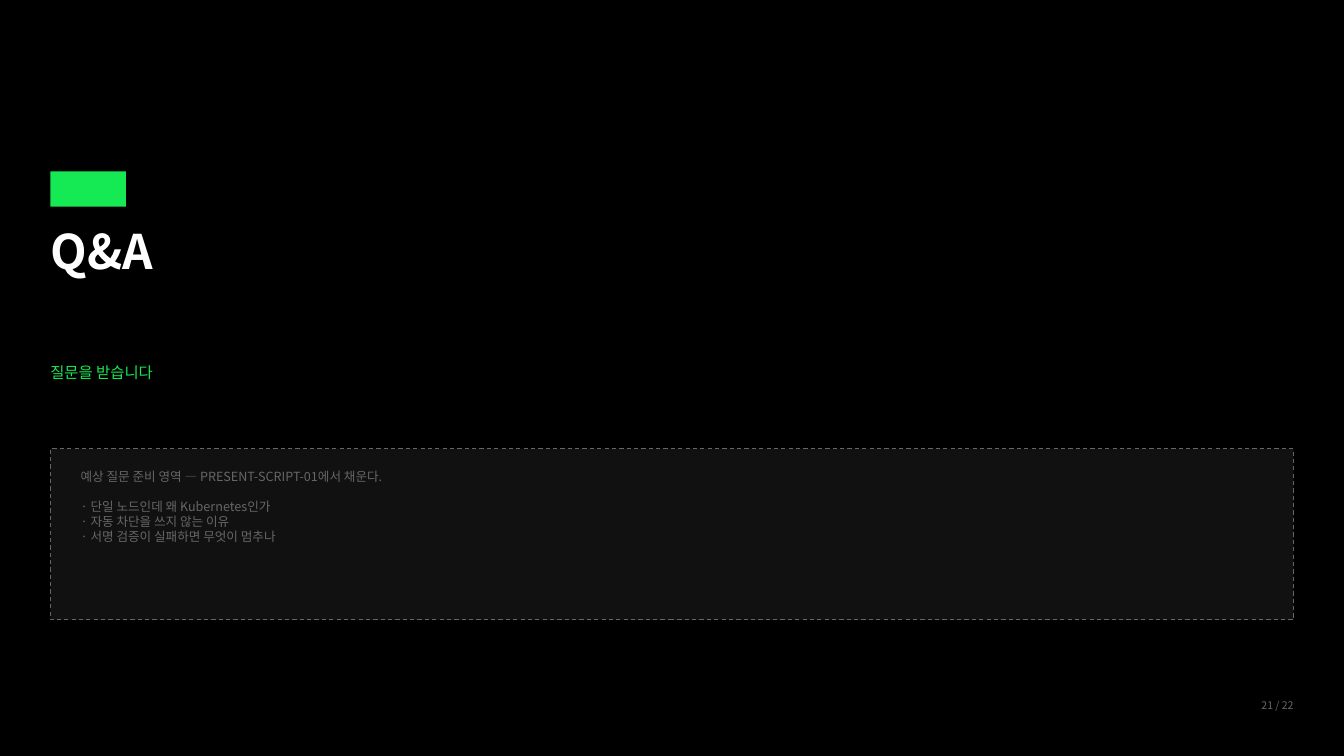
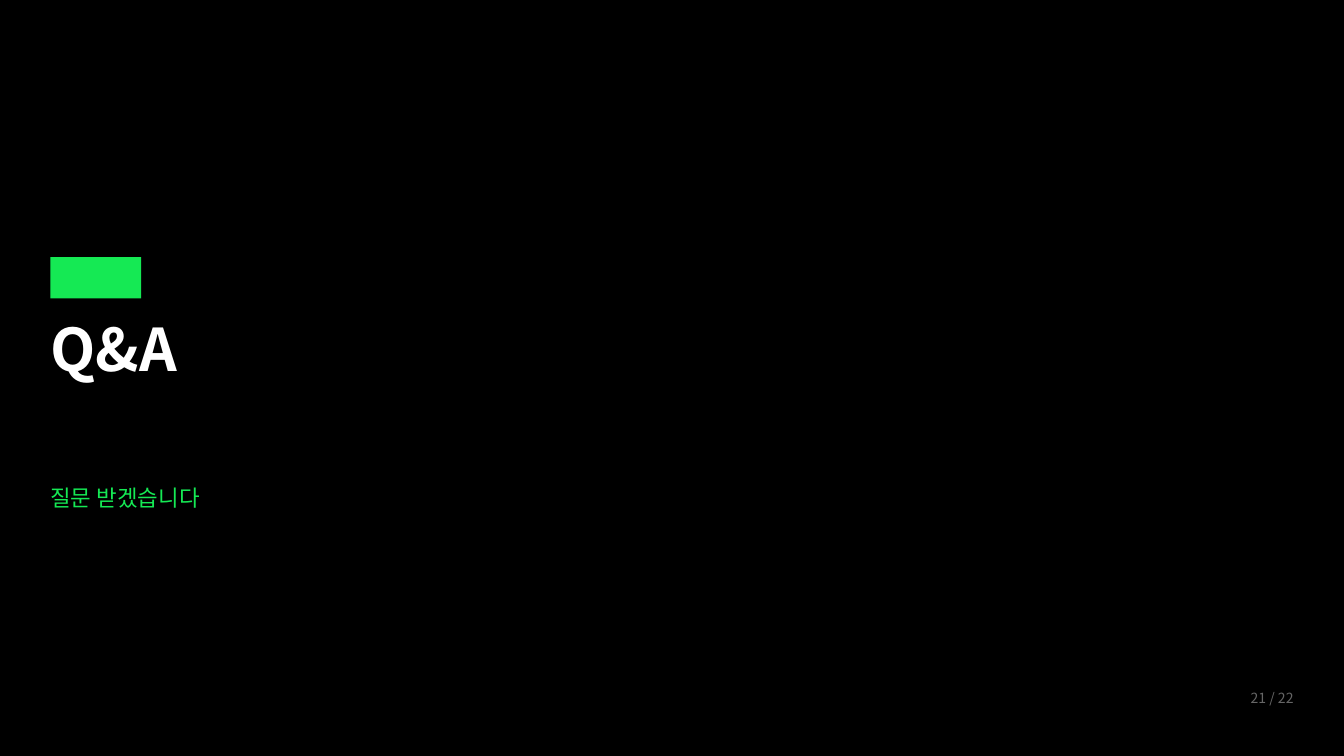
Before and after one commit to ktcloud4-bean/platform, a slide deck: slide 21 of docs/presentation/ktcloud4-bean.pptx. Drawn at 1344x756 pixels with LibreOffice and Linux fonts; fonts in the diff are those of the drawing; background and template pictures are left out; a plain dark background stands for a picture behind light text. Boxes give left, top, right and bottom in pixels: in the first picture for what was removed or moved away, otherwise in the second. Text is boxed around its words. In the diff, an @@ line names an element or a change of style, - is before the commit and + after.

```diff
--- a/docs/presentation/ktcloud4-bean.pptx
+++ b/docs/presentation/ktcloud4-bean.pptx
@@ background #FFFFFF to picture (left out) @@
@@ rectangle added at <box>0,0,1344,756</box>, fill #000000 at 72% opacity @@
@@ rectangle: place and size @@
-rectangle at <box>50,171,126,207</box>
+rectangle at <box>50,257,141,298</box>
@@ text "Q&A": place and size @@
-text "Q&A" at <box>50,233,152,279</box>
+text "Q&A" at <box>50,326,176,383</box>
@@ text "Q&A" at <box>50,326,176,383</box>: size 68 to 84 pt @@
@@ rectangle removed at <box>50,449,1294,620</box> @@
@@ text removed at <box>81,471,382,542</box> @@
-예상 질문 준비 영역 — PRESENT-SCRIPT-01에서 채운다.
-· 단일 노드인데 왜 Kubernetes인가
-· 자동 차단을 쓰지 않는 이유
-· 서명 검증이 실패하면 무엇이 멈추나
@@ text at <box>50,487,200,508</box>: text changed; size 22 to 32 pt @@
-질문을 받습니다
+질문 받겠습니다
@@ text "21 / 22": place and size @@
-text "21 / 22" at <box>1261,701,1294,709</box>
+text "21 / 22" at <box>1251,693,1294,703</box>
@@ text "21 / 22" at <box>1251,693,1294,703</box>: size 15 to 20 pt @@
```
Also in this commit, not shown: 9 other slides changed, 12 slides added, 12 slides removed, 2 other files.
